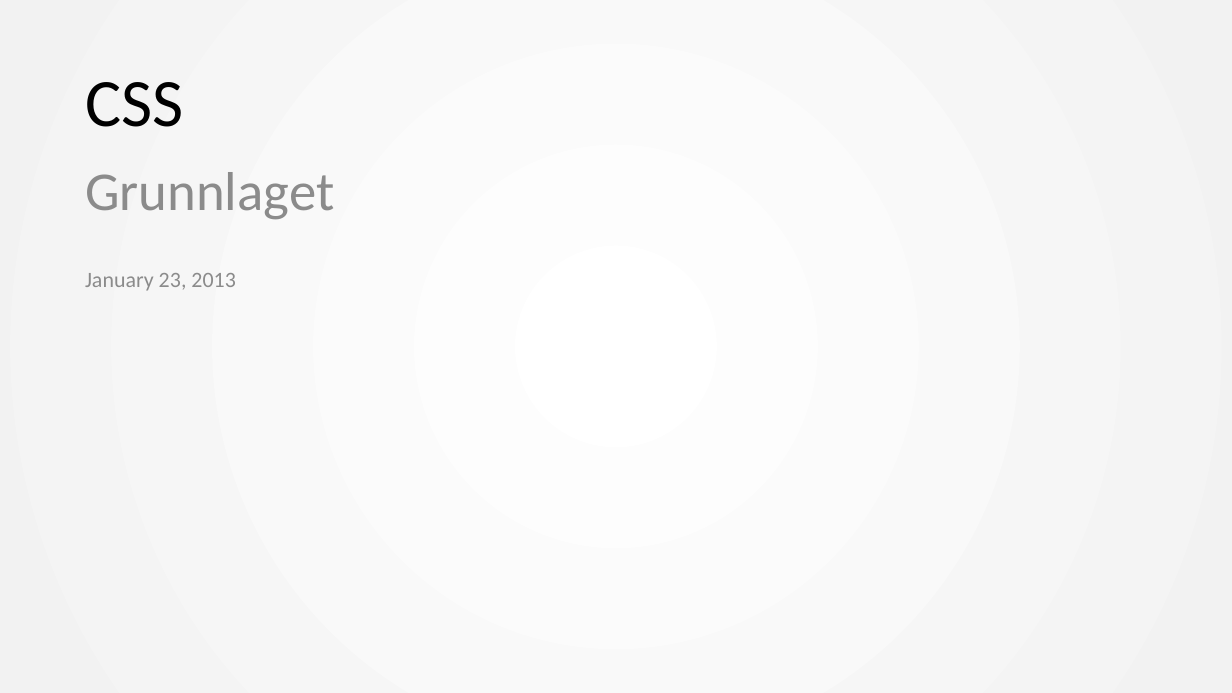
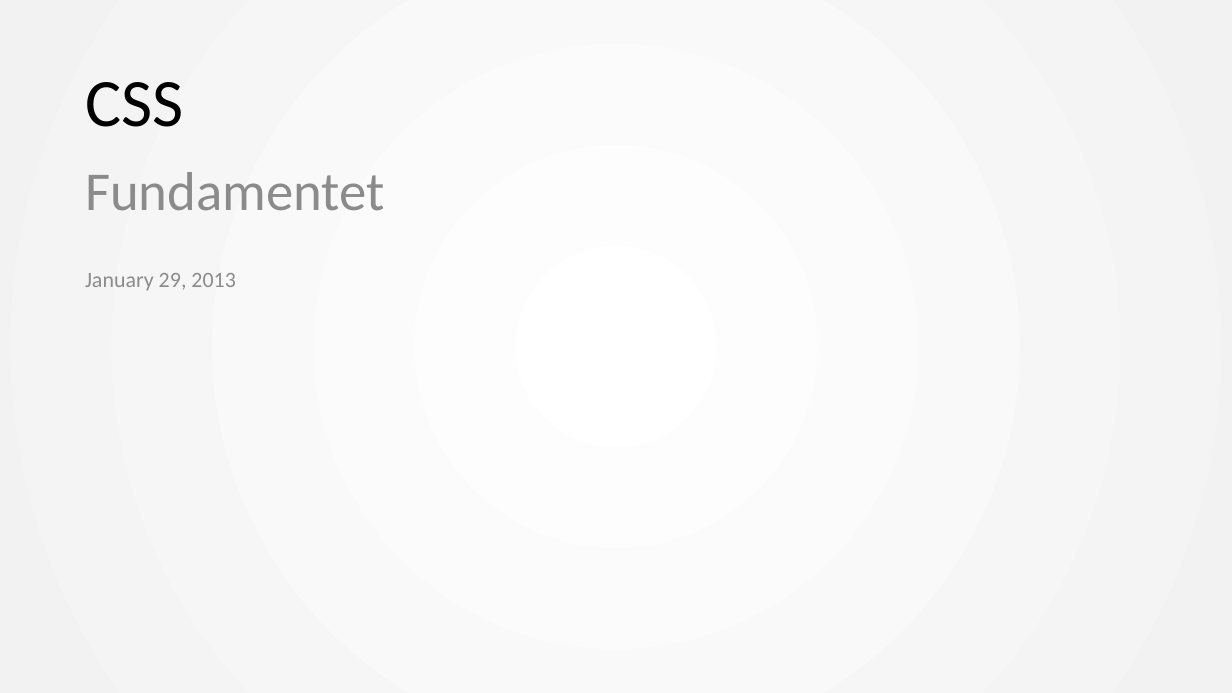
Before and after one commit to mesan/css-kurs, a slide deck: slide 1 of Foiler/1. CSS basic.pptx. Drawn at 1232x693 pixels with LibreOffice and Linux fonts; fonts in the diff are those of the drawing; background and template pictures are left out. Boxes give left, top, right and bottom in pixels: in the first picture for what was removed or moved away, otherwise in the second. Text is boxed around its words. In the diff, an @@ line names an element or a change of style, - is before the commit and + after.

```diff
--- a/Foiler/1. CSS basic.pptx
+++ b/Foiler/1. CSS basic.pptx
@@ subtitle at (85, 172, 385, 211): text changed @@
-Grunnlaget
+Fundamentet
@@ text at (85, 273, 235, 291): text changed @@
-January 23, 2013
+January 29, 2013
```
Also in this commit, not shown: 13 other slides changed, 7 slides added, 5 slides removed, 7 other files.
